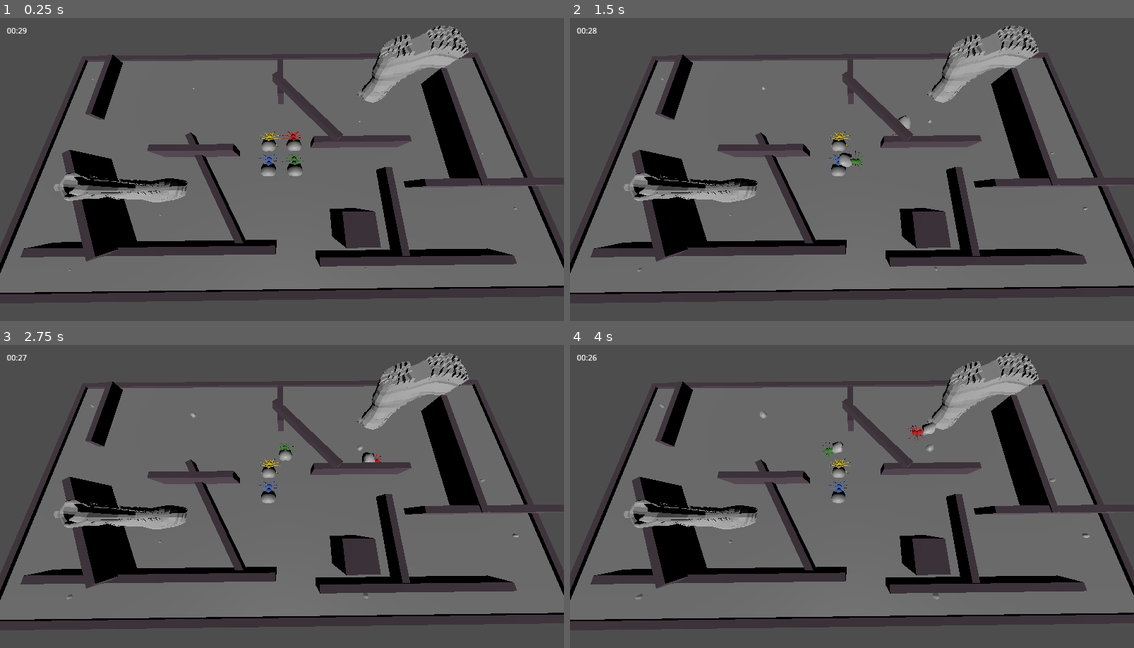
Above: before the commit, frames 1-4 (two rows, left to right).
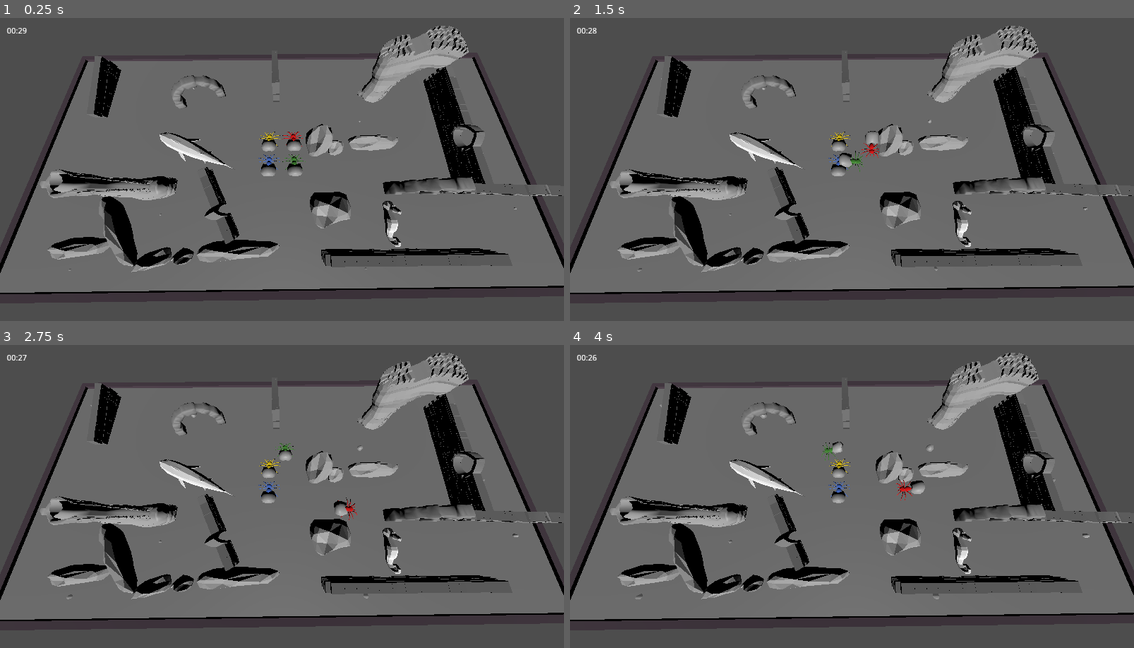
Above: after the commit, the same moments.

Repository: justfordoener/ggj_2025
Game: Godot game, scene res://scenes/level_test.tscn
The game is run twice, just before and just after one commit, with the same random seed, the same clock (stepped at 60 frames per second) and the same inputs.
Inputs:
- Up to frame 1 (0.25 s): no input
- Up to frame 2 (1.5 s): tap Enter at 0.5 s; hold D (move_right) 0.53-1.28 s; hold F 0.53-1.28 s; hold S (move_down) from 1.28 s (still down); tap H at 1.35 s
- Up to frame 3 (2.75 s): release S (move_down) at 2.03 s; hold D (move_right) from 2.03 s (still down); hold T from 2.03 s (still down)
- Up to frame 4 (4 s): release D (move_right) at 2.78 s; release T at 2.78 s; hold W (move_up) 2.78-3.53 s; tap G at 2.85 s; hold A (move_left) from 3.53 s (still down); hold F from 3.53 s (still down)

The runs differ from the first frame. In frame 1, 14% of the frame differs, in the area x 3-100%, y 11-84%; in frame 2, 14%; in frame 3, 14%; in frame 4, 14%.

Commit message:
obstacle_scenes
special scenes for different elements, added objects. Put in test level.

Diff:
--- a/scenes/level_test.tscn
+++ b/scenes/level_test.tscn
@@ -1,14 +1,21 @@
-[gd_scene load_steps=11 format=3 uid="uid://di84clpo2d0hf"]
+[gd_scene load_steps=18 format=3 uid="uid://di84clpo2d0hf"]
 
 [ext_resource type="PackedScene" path="res://scenes/spider_1.tscn" id="2_cnn5f"]
 [ext_resource type="PackedScene" path="res://scenes/spider_2.tscn" id="3_0s65w"]
 [ext_resource type="PackedScene" path="res://scenes/spider_3.tscn" id="4_m6k3c"]
 [ext_resource type="PackedScene" path="res://scenes/spider_4.tscn" id="5_aehma"]
+[ext_resource type="PackedScene" uid="uid://iw5qqw6a0y7v" path="res://scenes/obstacle_stone1.tscn" id="6_g6ow1"]
 [ext_resource type="PackedScene" path="res://scenes/timer.tscn" id="6_o1v6f"]
 [ext_resource type="PackedScene" uid="uid://sdmlr3kuybxu" path="res://scenes/obstacle.tscn" id="7_d4kxs"]
 [ext_resource type="PackedScene" uid="uid://ot2g83xcslup" path="res://scenes/obstacle_shoe.tscn" id="7_n5dtx"]
 [ext_resource type="PackedScene" uid="uid://ceipxs5377pau" path="res://scenes/spawner.tscn" id="8_aprab"]
+[ext_resource type="PackedScene" uid="uid://dgweq45mcf7xq" path="res://scenes/obstacle_stone2.tscn" id="8_oc5rh"]
+[ext_resource type="PackedScene" uid="uid://rg36k8bjoory" path="res://scenes/obstacle_stone4.tscn" id="9_o5ivp"]
 [ext_resource type="PackedScene" uid="uid://nn6kq63s4w8e" path="res://scenes/bubble_spawn_point.tscn" id="9_xtpyf"]
+[ext_resource type="PackedScene" uid="uid://chcdcapoxuc3y" path="res://scenes/obstacle_wall.tscn" id="11_460lq"]
+[ext_resource type="PackedScene" uid="uid://cednvb5q0aw6y" path="res://scenes/obstacle_shark.tscn" id="12_3kosd"]
+[ext_resource type="PackedScene" uid="uid://sx6v0cpgawxg" path="res://scenes/obstacle_seahorse.tscn" id="13_ixkka"]
+[ext_resource type="PackedScene" uid="uid://cvpbllrv5xokh" path="res://scenes/obstacle_arch.tscn" id="14_o2ktx"]
 
 [sub_resource type="PlaneMesh" id="PlaneMesh_b2i4f"]
 
@@ -56,50 +63,20 @@
 
 [node name="obstacles" type="Node3D" parent="."]
 
-[node name="obstacle" parent="obstacles" instance=ExtResource("7_d4kxs")]
-transform = Transform3D(3, 0, 0, 0, 1, 0, 0, 0, 0.2, 2.502, -0.1, -0.225)
-
-[node name="obstacle2" parent="obstacles" instance=ExtResource("7_d4kxs")]
-transform = Transform3D(0.173205, 0, 1.5, 0, 1, 0, -0.1, 0, 2.59808, -5.07073, 0.216251, 1.54963)
-
-[node name="obstacle3" parent="obstacles" instance=ExtResource("7_d4kxs")]
-transform = Transform3D(0.2, 0, 0, 0, 1, 0, 0, 0, 4, 5.565, 0.0237184, -0.742)
-
-[node name="obstacle4" parent="obstacles" instance=ExtResource("7_d4kxs")]
-transform = Transform3D(0.2, 0, 0, 0, 1, 0, 0, 0, 1.5, -0.011, -0.1, -2.649)
-
-[node name="obstacle5" parent="obstacles" instance=ExtResource("7_d4kxs")]
-transform = Transform3D(-8.74228e-09, 0, -2.5, 0, 1, 0, 0.2, 0, -1.09278e-07, -2.669, 0, 0.064)
-
-[node name="obstacle6" parent="obstacles" instance=ExtResource("7_d4kxs")]
-transform = Transform3D(6.48538, 0, 0, 0, 1, 0, 0, 0, 0.2, -3.42137, -0.12028, 2.85448)
-
-[node name="obstacle7" parent="obstacles" instance=ExtResource("7_d4kxs")]
-transform = Transform3D(1.92411, 0, -0.153446, 0, 0.2, 0, 2.3017, 0, 0.128274, 0.754514, 0.508331, -1.32278)
-
-[node name="obstacle8" parent="obstacles" instance=ExtResource("7_d4kxs")]
-transform = Transform3D(4.00493, 0, 0, 0, -1.72967, 0, 0, 0, 0.20221, 5.94995, -0.356434, 1.1693)
-
-[node name="obstacle11" parent="obstacles" instance=ExtResource("7_d4kxs")]
-transform = Transform3D(0.173205, 0, 2, 0, 1, 0, -0.1, 0, 3.4641, -2.11378, -0.307754, 1.15846)
-
-[node name="obstacle12" parent="obstacles" instance=ExtResource("7_d4kxs")]
-transform = Transform3D(0.2, 0, 0, 0, 1, 0, 0, 0, 2.5, 3.21397, -0.176859, 1.91987)
-
-[node name="obstacle13" parent="obstacles" instance=ExtResource("7_d4kxs")]
-transform = Transform3D(-8.74228e-09, 0, 5, 0, 1, 0, -0.2, 0, -2.18557e-07, 3.4469, -0.14623, 3.1525)
-
-[node name="obstacle14" parent="obstacles" instance=ExtResource("7_d4kxs")]
-transform = Transform3D(0.8, 0, 0, 0, 0.8, 0, 0, 0, 0.8, 1.86974, 0.300866, 2.28676)
+[node name="long stone 0" parent="obstacles" instance=ExtResource("6_g6ow1")]
+transform = Transform3D(2.54915, 0, 0, 0, 1, 0, 0, 0, 1, -1.28233, 0.216251, 3.00323)
 
 [node name="shoe2" parent="obstacles" instance=ExtResource("7_n5dtx")]
 transform = Transform3D(-0.0230538, 0.116293, 0.992947, 0, -0.993211, 0.116324, 0.999734, 0.00268171, 0.0228973, 3.20037, 1.04514, -2.35232)
 
 [node name="shoe1" parent="obstacles" instance=ExtResource("7_n5dtx")]
-transform = Transform3D(-0.0169987, 0, 0.999856, 0, 1, 0, -0.999856, 0, -0.0169987, -4.4812, 0.216251, 1.45101)
+transform = Transform3D(-0.0169987, 0, 0.999856, 0, 1, 0, -0.999856, 0, -0.0169987, -4.80717, 0.216251, 1.38516)
 
-[node name="obstacle15" parent="obstacles" instance=ExtResource("7_d4kxs")]
-transform = Transform3D(-0.2, 0, -3.92589e-07, 0, 1, 0, 3.01992e-08, 0, -2.6, -6.52925, -0.232561, -2.60491)
+[node name="stone" parent="obstacles" instance=ExtResource("8_oc5rh")]
+transform = Transform3D(-0.169005, 0, -0.462928, 0, 1, 0, 0.558997, 0, -0.13996, -2.72877, 0.216251, 3.10331)
+
+[node name="stone 2" parent="obstacles" instance=ExtResource("9_o5ivp")]
+transform = Transform3D(1.26009, 0, 0, 0, 2.15117, 0, 0, 0, 1.18257, 1.0413, 0.216251, 1.84669)
 
 [node name="obstacle16" parent="obstacles" instance=ExtResource("7_d4kxs")]
 transform = Transform3D(16, 0, 0, 0, 0.1, 0, 0, 0, 0.2, -0.011, 0, 4.092)
@@ -112,6 +89,54 @@
 
 [node name="obstacle19" parent="obstacles" instance=ExtResource("7_d4kxs")]
 transform = Transform3D(0.2, 0, 0, 0, 0.1, 0, 0, 0, 8.4, 8, 0, 0)
+
+[node name="longstone 1" parent="obstacles" instance=ExtResource("6_g6ow1")]
+transform = Transform3D(1.57849, 0, 0, 0, 1, 0, 0, 0, 1, -5.71024, 0.216251, 2.87977)
+
+[node name="longstone 3" parent="obstacles" instance=ExtResource("6_g6ow1")]
+transform = Transform3D(1.24894, 0, -0.871753, 0, 1, 0, 2.22223, 0, 0.489946, -4.80308, 0.216251, 2.38463)
+
+[node name="longstone 4" parent="obstacles" instance=ExtResource("8_oc5rh")]
+transform = Transform3D(0.247299, 0, -0.934775, 0, 1, 0, 0.819766, 0, 0.281994, -3.52175, 0.216251, 3.16422)
+
+[node name="wall1" parent="obstacles" instance=ExtResource("11_460lq")]
+transform = Transform3D(0.0479275, 0, -0.104047, 0, 0.20795, 0, 0.0925722, 0, 0.0538682, -1.93149, -1.07757, 1.67748)
+
+[node name="shark" parent="obstacles" instance=ExtResource("12_3kosd")]
+transform = Transform3D(0.904552, 0, -0.426363, 0, 1, 0, 0.426363, 0, 0.904552, -2.40599, 0.36959, 0.164)
+
+[node name="seahorse" parent="obstacles" instance=ExtResource("13_ixkka")]
+transform = Transform3D(1.28586, 0, 0, 0, 1.24478, 0, 0, 0, 1.48458, 3.02123, 0.168359, 2.06662)
+
+[node name="arch" parent="obstacles" instance=ExtResource("14_o2ktx")]
+transform = Transform3D(0.292678, 0, 0, 0, 0.390858, 0, 0, 0, 0.551673, 3.91064, 0, 1.08775)
+
+[node name="wall2" parent="obstacles" instance=ExtResource("11_460lq")]
+transform = Transform3D(-0.00338893, -3.23103e-10, -0.117102, 0.00910778, -0.207154, -0.000332968, -0.103789, -0.0181783, 0.00379439, -6.53367, 0.372091, -2.42032)
+
+[node name="wall3" parent="obstacles" instance=ExtResource("11_460lq")]
+transform = Transform3D(0.146805, 0, -0.00536344, 0, 0.0767598, 0, 0.00630439, 0, 0.124894, 6.26836, 0.0694901, 1.43958)
+
+[node name="wall4" parent="obstacles" instance=ExtResource("11_460lq")]
+transform = Transform3D(-0.21791, -0.000386325, -0.000599263, 0.00109433, -0.076945, -2.70214e-05, -0.00104198, -1.84416e-05, 0.125296, 3.47713, 0.34879, 3.20793)
+
+[node name="longstone 2" parent="obstacles" instance=ExtResource("6_g6ow1")]
+transform = Transform3D(2.01834, 0, 0, 0, 1, 0, 0, 0, 1, 3.05998, 0.216251, -0.241495)
+
+[node name="stone 1" parent="obstacles" instance=ExtResource("6_g6ow1")]
+transform = Transform3D(0.626054, 0, 0, 0, 1, 0, 0, 0, 1, 1.7928, 0.216251, -0.0760136)
+
+[node name="stone 3" parent="obstacles" instance=ExtResource("9_o5ivp")]
+transform = Transform3D(0.901514, 0, 0, 0, 3.04448, 0, 0, 0, 1.18257, 0.970268, 0.216251, -0.32673)
+
+[node name="wall5" parent="obstacles" instance=ExtResource("11_460lq")]
+transform = Transform3D(-0.00338893, -3.71335e-10, -0.117102, -0.0213363, -0.203543, 0.000780026, -0.10198, 0.0425854, 0.00372825, -0.254509, 0.372091, -3.20697)
+
+[node name="wall6" parent="obstacles" instance=ExtResource("11_460lq")]
+transform = Transform3D(-0.00449299, 0, -0.11329, 0, 0.0767598, 0, 0.193959, 0, -0.00262433, 5.49931, 0.069491, -0.698768)
+
+[node name="arch2" parent="obstacles" instance=ExtResource("14_o2ktx")]
+transform = Transform3D(0.37491, 0, 0.177557, 0, 0.212674, 0, -0.127447, 0, 0.522319, -3.02976, 0, -2.35548)
 
 [node name="spawner" parent="." instance=ExtResource("8_aprab")]
 transform = Transform3D(1, 0, 0, 0, 1, 0, 0, 0, 1, 2.21712, 0, 0)
--- /dev/null
+++ b/scenes/obstacle_arch.tscn
@@ -0,0 +1,24 @@
+[gd_scene load_steps=3 format=3 uid="uid://cvpbllrv5xokh"]
+
+[ext_resource type="ArrayMesh" uid="uid://jgldrwsg5foq" path="res://textures/archway_3.obj" id="1_idbw5"]
+
+[sub_resource type="BoxShape3D" id="BoxShape3D_el1qd"]
+size = Vector3(0.79834, 1.85754, 0.808594)
+
+[node name="Node3D" type="Node3D"]
+transform = Transform3D(0.5, 0, 0, 0, 0.5, 0, 0, 0, 0.5, 0, 0, 0)
+
+[node name="StaticBody3D" type="StaticBody3D" parent="."]
+
+[node name="Archway3" type="MeshInstance3D" parent="StaticBody3D"]
+transform = Transform3D(0.01, 0, 0, 0, 0.01, 0, 0, 0, 0.01, -0.0431261, -2.38419e-07, 0.338199)
+mesh = ExtResource("1_idbw5")
+skeleton = NodePath("../..")
+
+[node name="CollisionShape3D" type="CollisionShape3D" parent="StaticBody3D"]
+transform = Transform3D(1, 0, 0, 0, 1, 0, 0, 0, 1, -1.87557, 0.666323, 0.380251)
+shape = SubResource("BoxShape3D_el1qd")
+
+[node name="CollisionShape3D2" type="CollisionShape3D" parent="StaticBody3D"]
+transform = Transform3D(1, 0, 0, 0, 1, 0, 0, 0, 1, 1.83447, 0.745708, 0.380251)
+shape = SubResource("BoxShape3D_el1qd")
--- /dev/null
+++ b/scenes/obstacle_seahorse.tscn
@@ -0,0 +1,17 @@
+[gd_scene load_steps=3 format=3 uid="uid://sx6v0cpgawxg"]
+
+[ext_resource type="PackedScene" uid="uid://ble2mlmjrw07v" path="res://textures/Seahorse.fbx" id="1_45e15"]
+
+[sub_resource type="BoxShape3D" id="BoxShape3D_270m7"]
+size = Vector3(0.194458, 0.42334, 0.816528)
+
+[node name="Node3D" type="Node3D"]
+
+[node name="StaticBody3D" type="StaticBody3D" parent="."]
+
+[node name="CollisionShape3D" type="CollisionShape3D" parent="StaticBody3D"]
+transform = Transform3D(1, 0, 0, 0, 1, 0, 0, 0, 1, 0.103821, 0.0358887, 0.138245)
+shape = SubResource("BoxShape3D_270m7")
+
+[node name="Seahorse" parent="StaticBody3D" instance=ExtResource("1_45e15")]
+transform = Transform3D(1, 0, 0, 0, -4.37114e-08, 1, 0, -1, -4.37114e-08, 0.0898716, 0, 0.566632)
--- /dev/null
+++ b/scenes/obstacle_shark.tscn
@@ -0,0 +1,25 @@
+[gd_scene load_steps=3 format=3 uid="uid://cednvb5q0aw6y"]
+
+[ext_resource type="PackedScene" uid="uid://t2qkqttgvbmf" path="res://textures/megalodon shark.fbx" id="1_dmkve"]
+
+[sub_resource type="BoxShape3D" id="BoxShape3D_5p6mj"]
+size = Vector3(2.46864, 1, 0.601547)
+
+[node name="Node3D" type="Node3D"]
+
+[node name="StaticBody3D" type="StaticBody3D" parent="."]
+
+[node name="CollisionShape3D" type="CollisionShape3D" parent="StaticBody3D"]
+transform = Transform3D(1, 0, 0, 0, 1, 0, 0, 0, 1, -0.106167, 0, 0.0547256)
+shape = SubResource("BoxShape3D_5p6mj")
+
+[node name="megalodon shark" parent="StaticBody3D" instance=ExtResource("1_dmkve")]
+transform = Transform3D(1, 0, 0, 0, 1, 0, 0, 0, 1, -0.171292, 2.38419e-07, -0.879139)
+
+[node name="Light" parent="StaticBody3D/megalodon shark" index="1"]
+transform = Transform3D(-0.290865, -0.771101, 0.566393, -0.055189, 0.604525, 0.794672, -0.955171, 0.199884, -0.218391, 19.6001, 5.90386, 19.7828)
+layers = 0
+light_color = Color(0, 0, 0, 1)
+light_energy = 0.0
+
+[editable path="StaticBody3D/megalodon shark"]
--- /dev/null
+++ b/scenes/obstacle_stone1.tscn
@@ -0,0 +1,17 @@
+[gd_scene load_steps=3 format=3 uid="uid://iw5qqw6a0y7v"]
+
+[ext_resource type="PackedScene" uid="uid://cgloyy87m67gy" path="res://textures/Stone1.fbx" id="1_3m077"]
+
+[sub_resource type="BoxShape3D" id="BoxShape3D_qs2ch"]
+size = Vector3(0.789429, 0.517334, 0.544006)
+
+[node name="obstacle" type="StaticBody3D"]
+transform = Transform3D(1, 0, 0, 0, 1, 0, 0, 0, 1, -0.011177, 0.216251, 5.96046e-08)
+collision_mask = 0
+
+[node name="CollisionShape3D" type="CollisionShape3D" parent="."]
+transform = Transform3D(1, 0, 0, 0, 1, 0, 0, 0, 1, 0.00518799, -0.126831, 0.00839233)
+shape = SubResource("BoxShape3D_qs2ch")
+
+[node name="Stone1" parent="." instance=ExtResource("1_3m077")]
+transform = Transform3D(0.695411, 0, 0.718612, 0, 1, 0, -0.718612, 0, 0.695411, 0.0132242, -0.216251, -0.0144069)
--- /dev/null
+++ b/scenes/obstacle_stone2.tscn
@@ -0,0 +1,17 @@
+[gd_scene load_steps=3 format=3 uid="uid://dgweq45mcf7xq"]
+
+[ext_resource type="PackedScene" uid="uid://7oionx24osf" path="res://textures/Stone2.fbx" id="1_i5lu6"]
+
+[sub_resource type="BoxShape3D" id="BoxShape3D_qs2ch"]
+size = Vector3(0.481956, 0.501831, 0.857914)
+
+[node name="obstacle" type="StaticBody3D"]
+transform = Transform3D(1, 0, 0, 0, 1, 0, 0, 0, 1, -0.011177, 0.216251, 5.96046e-08)
+collision_mask = 0
+
+[node name="CollisionShape3D" type="CollisionShape3D" parent="."]
+transform = Transform3D(1, 0, 0, 0, 1, 0, 0, 0, 1, 0.0222206, -0.134583, 0.0232754)
+shape = SubResource("BoxShape3D_qs2ch")
+
+[node name="Stone2" parent="." instance=ExtResource("1_i5lu6")]
+transform = Transform3D(1, 0, 0, 0, 1, 0, 0, 0, 1, -0.0511142, -0.218126, -0.0344394)
--- /dev/null
+++ b/scenes/obstacle_stone4.tscn
@@ -0,0 +1,17 @@
+[gd_scene load_steps=3 format=3 uid="uid://rg36k8bjoory"]
+
+[ext_resource type="PackedScene" uid="uid://chem4j68sula0" path="res://textures/Stone4.fbx" id="1_04xeu"]
+
+[sub_resource type="BoxShape3D" id="BoxShape3D_qs2ch"]
+size = Vector3(0.86774, 0.501831, 0.95691)
+
+[node name="obstacle" type="StaticBody3D"]
+transform = Transform3D(1, 0, 0, 0, 1, 0, 0, 0, 1, -0.011177, 0.216251, 5.96046e-08)
+collision_mask = 0
+
+[node name="CollisionShape3D" type="CollisionShape3D" parent="."]
+transform = Transform3D(1, 0, 0, 0, 1, 0, 0, 0, 1, 0.312536, -0.134583, 0.000265623)
+shape = SubResource("BoxShape3D_qs2ch")
+
+[node name="Stone4" parent="." instance=ExtResource("1_04xeu")]
+transform = Transform3D(1, 0, 0, 0, 1, 0, 0, 0, 1, 0.304454, -0.184676, 0.00277817)
--- /dev/null
+++ b/scenes/obstacle_wall.tscn
@@ -0,0 +1,16 @@
+[gd_scene load_steps=3 format=3 uid="uid://chcdcapoxuc3y"]
+
+[ext_resource type="PackedScene" uid="uid://bvsxch0cylama" path="res://textures/Wall_Dont_hate_me_hate_the_mesh.fbx" id="1_syf7q"]
+
+[sub_resource type="BoxShape3D" id="BoxShape3D_j1pm4"]
+size = Vector3(21.8225, 7.59766, 1.9624)
+
+[node name="StaticBody3D" type="StaticBody3D"]
+transform = Transform3D(0.2, 0, 0, 0, 0.2, 0, 0, 0, 0.2, 0, 0, 0)
+
+[node name="Wall_Dont_hate_me_hate_the_mesh" parent="." instance=ExtResource("1_syf7q")]
+transform = Transform3D(10, 0, 0, 0, 10, 0, 0, 0, 10, -0.569139, 0, -0.414366)
+
+[node name="CollisionShape3D" type="CollisionShape3D" parent="."]
+transform = Transform3D(1, 0, 0, 0, 1, 0, 0, 0, 1, -0.228882, 3.29883, -0.481201)
+shape = SubResource("BoxShape3D_j1pm4")
Binary file added: textures/Rock0.fbx
Not shown, added: textures/Rock0.fbx.import
Binary file added: textures/Rock1.fbx
Not shown, added: textures/Rock1.fbx.import
Binary file added: textures/Rock4.fbx
Not shown, added: textures/Rock4.fbx.import
Not shown, added: textures/Ruin.dae
Not shown, added: textures/Ruin.dae.import
Binary file added: textures/Seahorse.fbx
Not shown, added: textures/Seahorse.fbx.import
Binary file added: textures/Stone1.fbx
Not shown, added: textures/Stone1.fbx.import
(and 14 more such lines)
